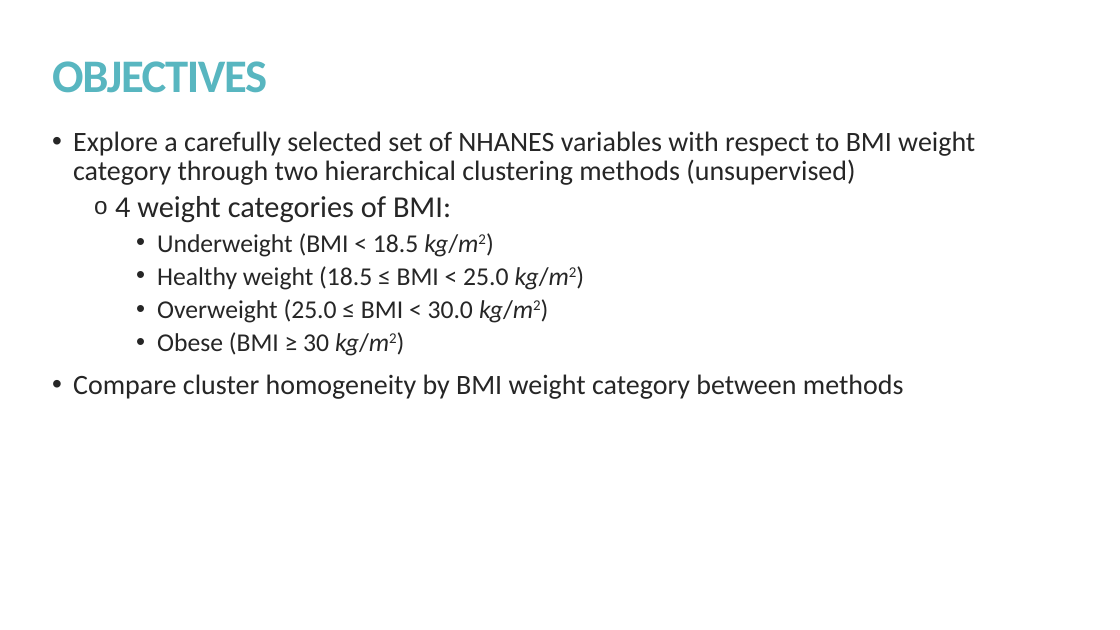
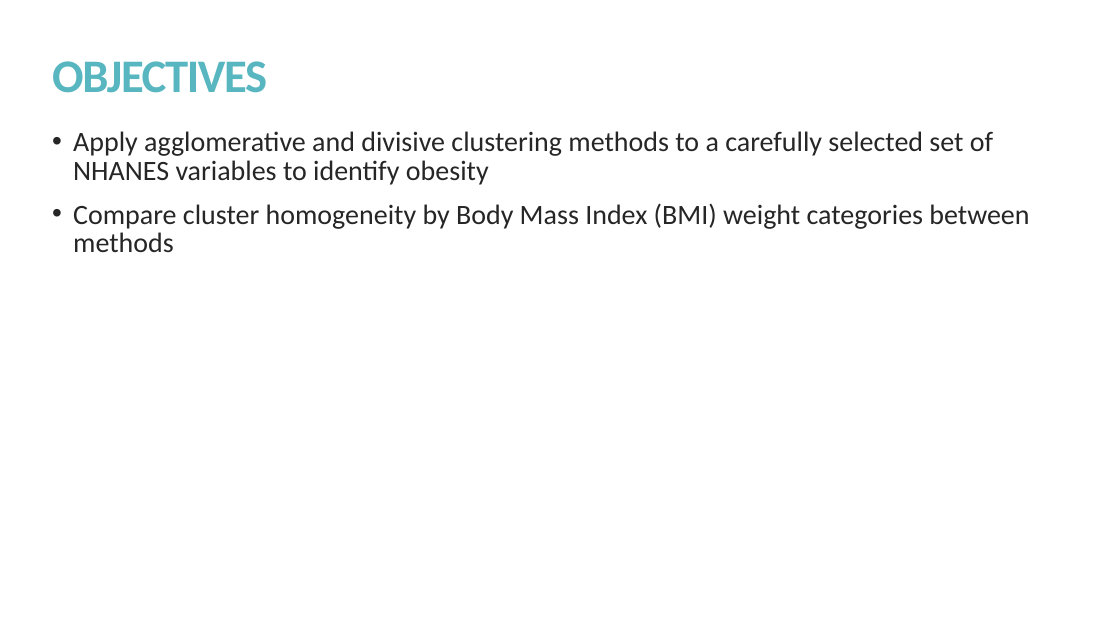
Before and after one commit to kmprioliPROF/CSC_8515_Final_Project, a slide deck: slide 4 of presentation/Prioli_presentation.pptx. Drawn at 1120x630 pixels with LibreOffice and Linux fonts; fonts in the diff are those of the drawing. Boxes give left, top, right and bottom in pixels: in the first picture for what was removed or moved away, otherwise in the second. Text is boxed around its words. In the diff, an @@ line names an element or a change of style, - is before the commit and + after.

```diff
--- a/presentation/Prioli_presentation.pptx
+++ b/presentation/Prioli_presentation.pptx
@@ text at bbox=[73, 131, 1029, 252]: text changed @@
-• Explore a carefully selected set of NHANES variables with respect to BMI weight category through two hierarchical clustering methods (unsupervised)
-  o 4 weight categories of BMI:
-    • Underweight (BMI < 18.5 kg/m2)
-    • Healthy weight (18.5 ≤ BMI < 25.0 kg/m2)
-    • Overweight (25.0 ≤ BMI < 30.0 kg/m2)
-    • Obese (BMI ≥ 30 kg/m2)
-• Compare cluster homogeneity by BMI weight category between methods
+• Apply agglomerative and divisive clustering methods to a carefully selected set of NHANES variables to identify obesity
+• Compare cluster homogeneity by Body Mass Index (BMI) weight categories between methods
```
Also in this commit, not shown: 6 other slides changed.
